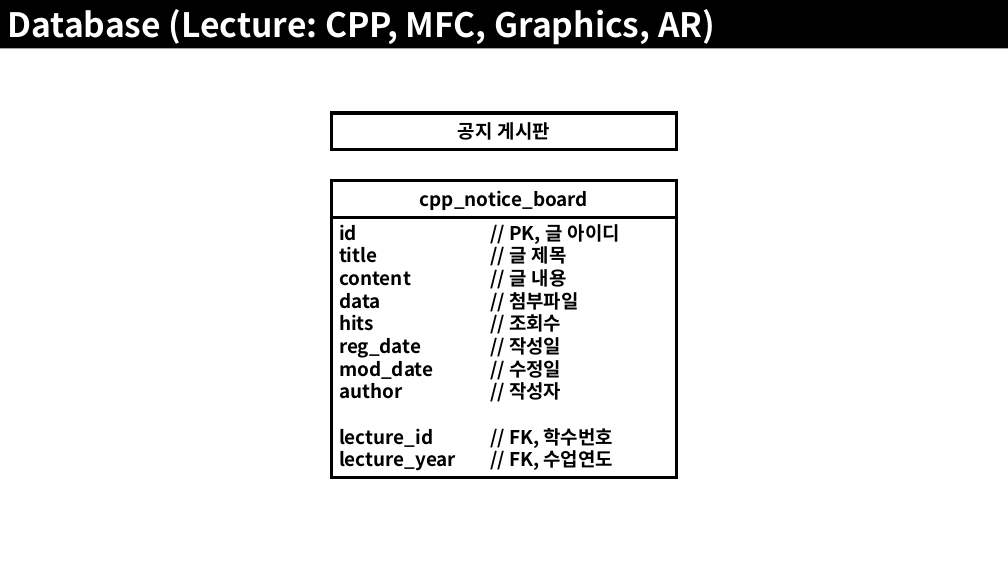
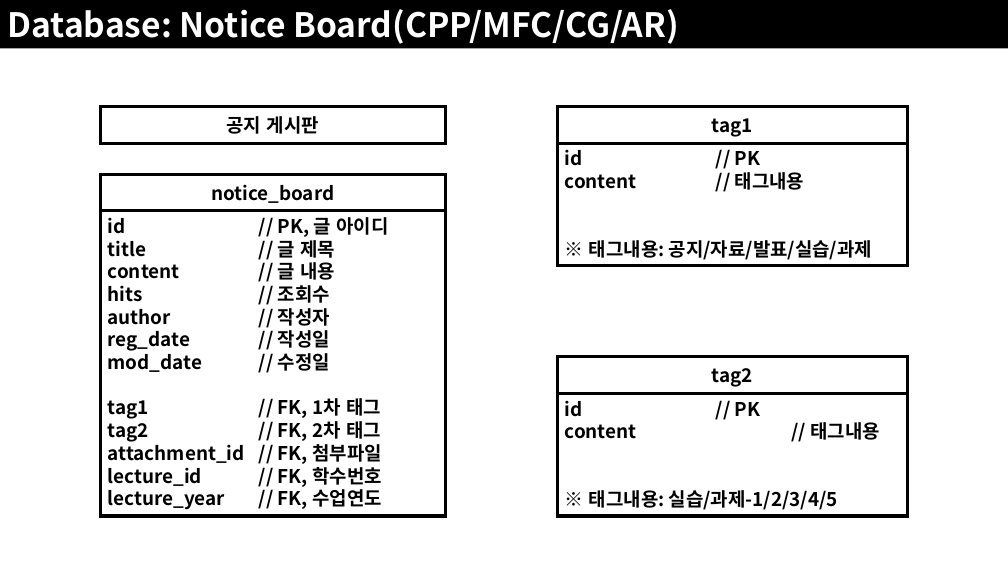
Before and after one commit to JoSihun/CGVR_Lab, a slide deck: slide 31 of documents/01_프로젝트_개발계획.pptx (slide 24 before the commit). Drawn at 1008x567 pixels with LibreOffice and Linux fonts; fonts in the diff are those of the drawing. Boxes give left, top, right and bottom in pixels: in the first picture for what was removed or moved away, otherwise in the second. Text is boxed around its words. In the diff, an @@ line names an element or a change of style, - is before the commit and + after.

```diff
--- a/documents/01_프로젝트_개발계획.pptx
+++ b/documents/01_프로젝트_개발계획.pptx
@@ text in rectangle at (x1=7, y1=9, x2=679, y2=44): text changed @@
-Database (Lecture: CPP, MFC, Graphics, AR)
+Database: Notice Board(CPP/MFC/CG/AR)
@@ rectangle "공지 게시판" moved from (x1=332, y1=113, x2=677, y2=150) to (x1=101, y1=107, x2=445, y2=144) @@
@@ rectangle "notice_board" moved from (x1=332, y1=181, x2=677, y2=218) to (x1=101, y1=174, x2=445, y2=211) @@
@@ text in rectangle at (x1=211, y1=184, x2=334, y2=203): text changed @@
-cpp_notice_board
+notice_board
@@ rectangle "id // PK, 글 아이디" resized from (x1=332, y1=218, x2=677, y2=478) to (x1=101, y1=211, x2=445, y2=516) @@
@@ text in rectangle at (x1=509, y1=292, x2=579, y2=310): paragraph removed @@
-data // 첨부파일
@@ text in rectangle at (x1=278, y1=308, x2=330, y2=326): paragraph added @@
+author // 작성자
@@ group added at (x1=557, y1=107, x2=908, y2=516): 4 rectangles @@
+id // PK
+content // 태그내용
+※ 태그내용: 공지/자료/발표/실습/과제
+tag1
+id // PK
+content // 태그내용
+※ 태그내용: 실습/과제-1/2/3/4/5
+tag2
@@ text in rectangle at (x1=108, y1=398, x2=382, y2=464): text changed @@
-author // 작성자
+tag1 // FK, 1차 태그
+tag2 // FK, 2차 태그
+attachment_id // FK, 첨부파일
```
Also in this commit, not shown: 8 other slides changed, 11 slides added, 5 slides removed.
